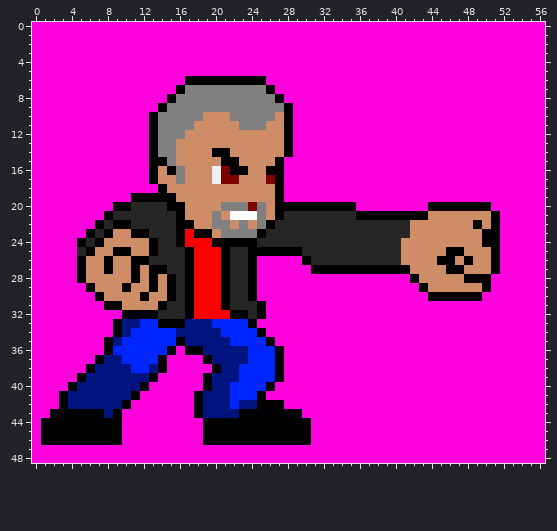
Two versions of one pixel-art sprite, chars/ryuu/sprites/rekka_6.png. Above: the version before the commit.
The file is 57x49 pixels.
The same view after the edit:
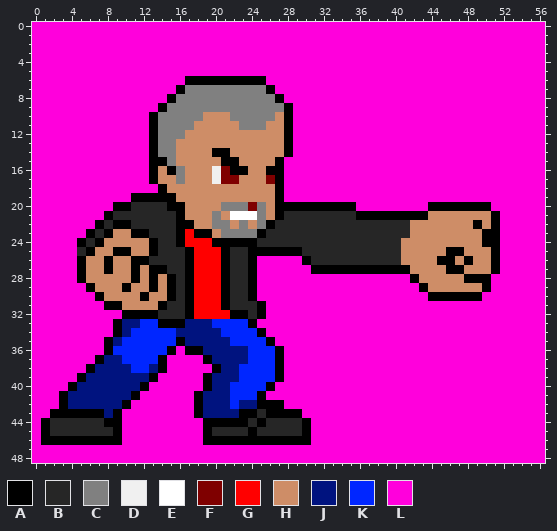
Palette (. is transparent): A #000000  B #262626  C #808080  D #f0f0f0  E #ffffff  F #7f0000  G #ff0000  H #ce8d67  J #00137f  K #0026ff  L #ff00dc
The edit:
y 43: x 25 A -> B
y 44: x 2..7 AAAAAA -> BBBBBB; x 24 A -> B; x 26..29 AAAA -> BBBB
y 45: x 2..8 AAAAAAA -> BBBBBBB; x 20..23 AAAA -> BBBB; x 25..29 AAAAA -> BBBBB
Boxes around the changes in both pictures, in picture pixels (x1, y1, x2, y2):
changed: (212, 409, 302, 436)
changed: (50, 418, 113, 436)
